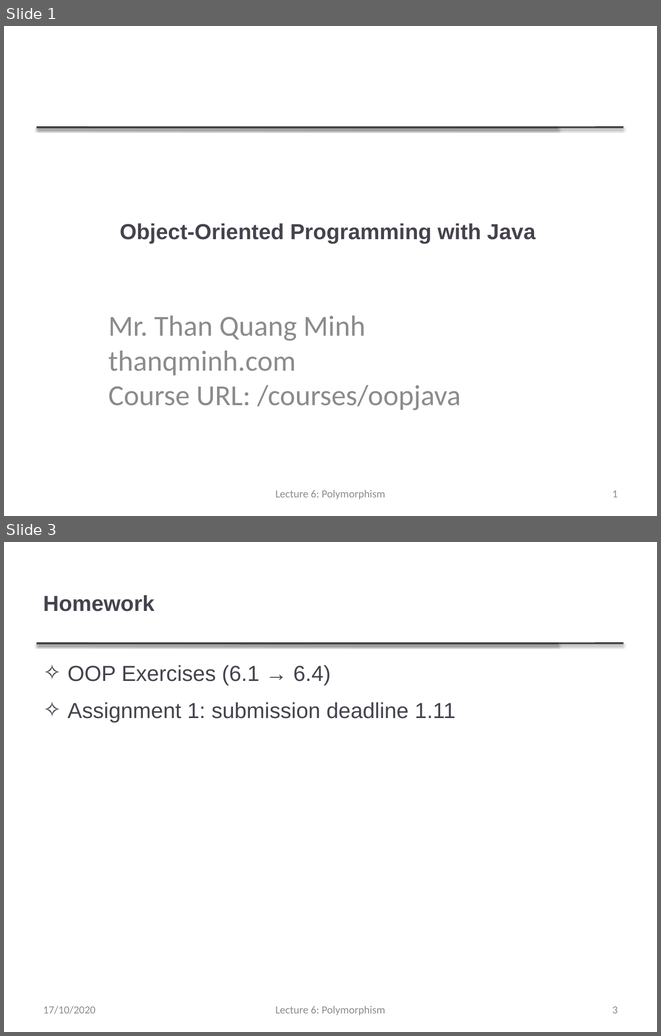
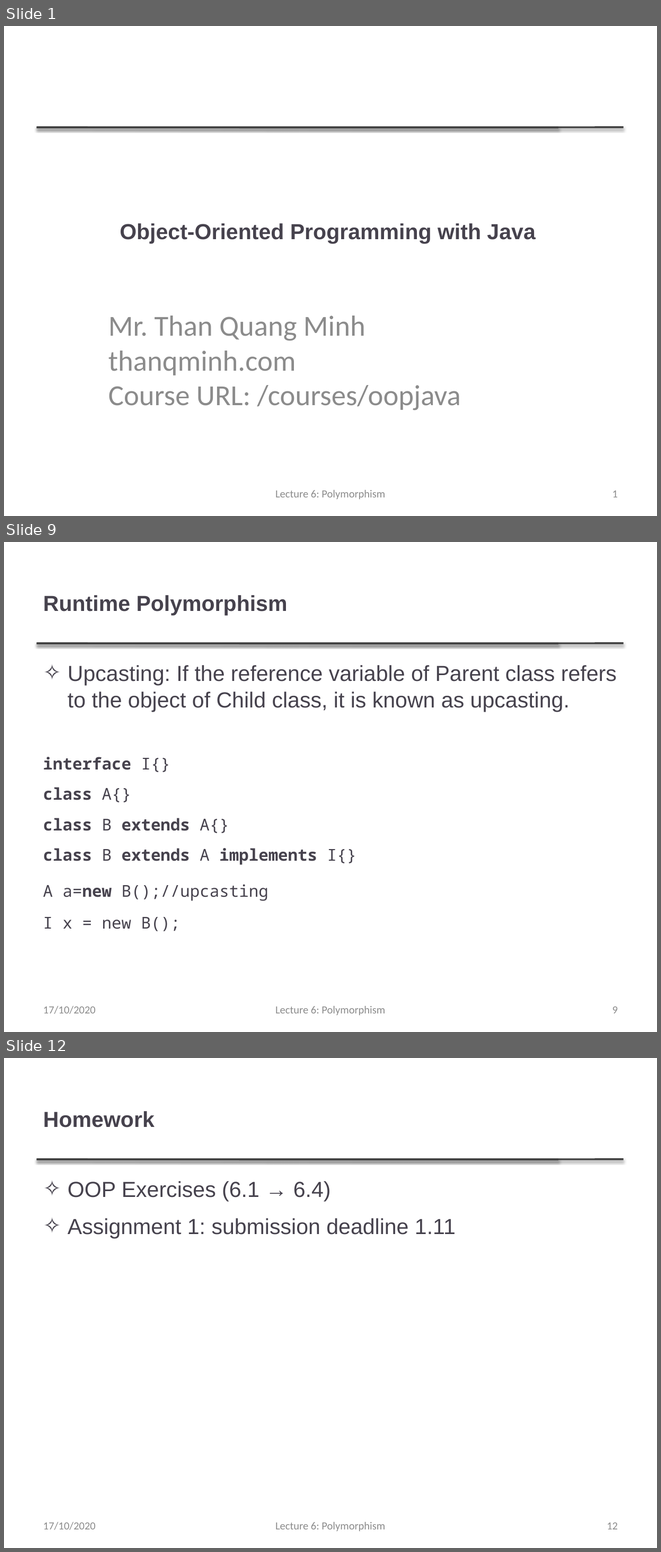
Before and after one commit to thanqminh/thanqminh.github.io, a slide deck: courses/oopjava/lecture5.pptx. Shown one above the other, each under a label of ours: slides 1 and 3 before the commit, slides 1, 9 and 12 after it; the slides between them are not shown. The pictures are 661x1036 and 661x1552 pixels, drawn with LibreOffice and Linux fonts; fonts in the diff are those of the drawing. Boxes give left, top, right and bottom in pixels: in the first picture for what was removed or moved away, otherwise in the second. Text is boxed around its words. In the diff, an @@ line names an element or a change of style, - is before the commit and + after.

```diff
--- a/courses/oopjava/lecture5.pptx
+++ b/courses/oopjava/lecture5.pptx
@@ slide 9 added at [4,542,657,1032], background #FFFFFF; not listed: 2 template elements that a slide beside it also shows @@
@@ title added at [43,595,288,615], 24 pt, text #46424D, bold @@
+Runtime Polymorphism
@@ text added at [43,665,617,931], 24 pt, text #46424D @@
+✧ Upcasting: If the reference variable of Parent class refers to the object of Child class, it is known as upcasting.
+interface I{}
+class A{}
+class B extends A{}
+class B extends A implements I{}
+A a=new B();//upcasting
+I x = new B();
@@ text added at [43,1006,96,1014], 12 pt, text #8C8C8C @@
+17/10/2020
@@ text added at [275,1006,385,1015], 12 pt, text #8C8C8C @@
+Lecture 6: Polymorphism
@@ page number added at [612,1006,618,1013], 12 pt, text #8C8C8C @@
+9
@@ what was slide 3 is now slide 12 @@
@@ page number at [607,1522,618,1529]: text changed @@
-3
+12
```
Also in this commit, not shown: 1 slide changed, 8 other slides added.
